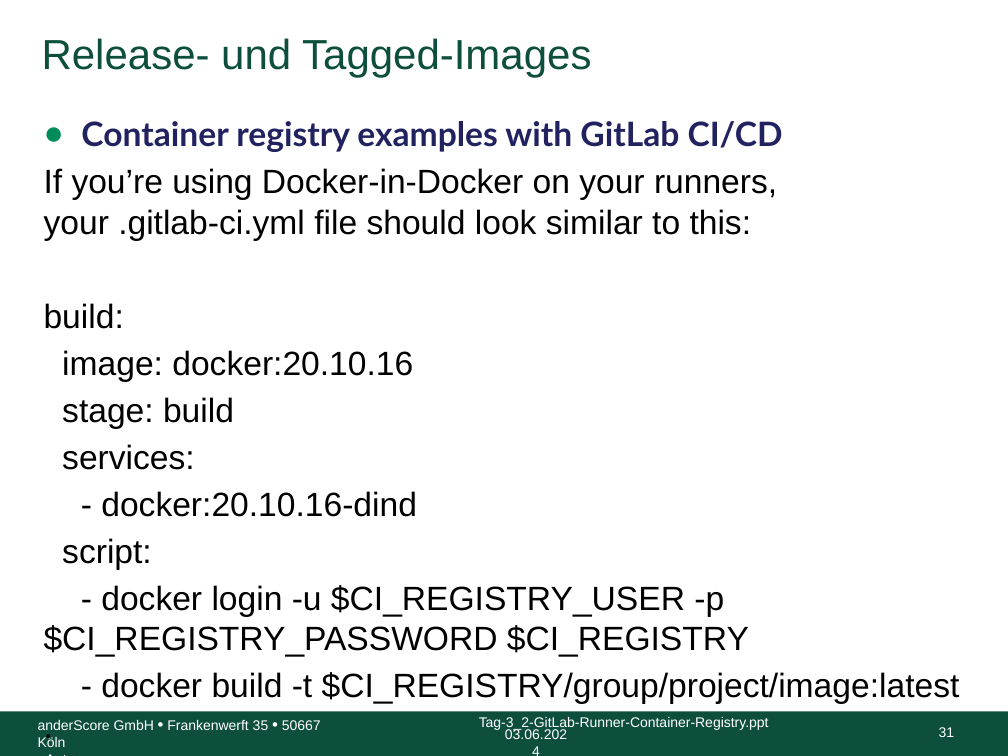
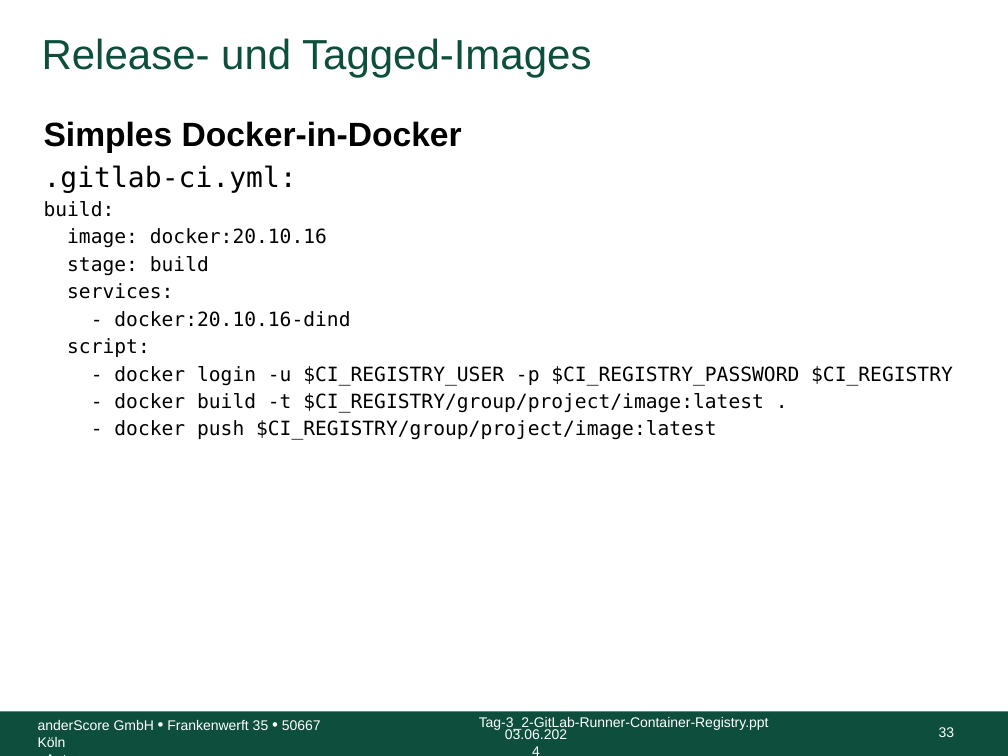
Before and after one commit to anderscore-gmbh/gitlab, a slide deck: slide 33 of slides/Tag-3_3-Release-und-Tagged-Images.pptx (slide 31 before the commit). Drawn at 1008x756 pixels with LibreOffice and Linux fonts; fonts in the diff are those of the drawing; background and template pictures are left out. Boxes give left, top, right and bottom in pixels: in the first picture for what was removed or moved away, otherwise in the second. Text is boxed around its words. In the diff, an @@ line names an element or a change of style, - is before the commit and + after.

Commit message:
Tag-3_3: Docker-in-Docker (dind) mit Container Registry oder Dependency Proxy, Container Registry Beispiele

```diff
--- a/slides/Tag-3_3-Release-und-Tagged-Images.pptx
+++ b/slides/Tag-3_3-Release-und-Tagged-Images.pptx
@@ text at (x1=44, y1=121, x2=462, y2=193): text changed; bold on @@
-● Container registry examples with GitLab CI/CD
-If you’re using Docker-in-Docker on your runners, your .gitlab-ci.yml file should look similar to this:
+Simples Docker-in-Docker
+.gitlab-ci.yml:
@@ text at (x1=44, y1=201, x2=953, y2=440): size 24 to 14 pt, font Arial to DejaVu Sans Mono in "build:", "image: docker:20.10.16", "stage: build", "services:" and 5 more places; less space between paragraphs @@
@@ page number at (x1=939, y1=727, x2=955, y2=737): text changed @@
-31
+33
```
Also in this commit, not shown: 7 other slides changed, 6 slides added.
